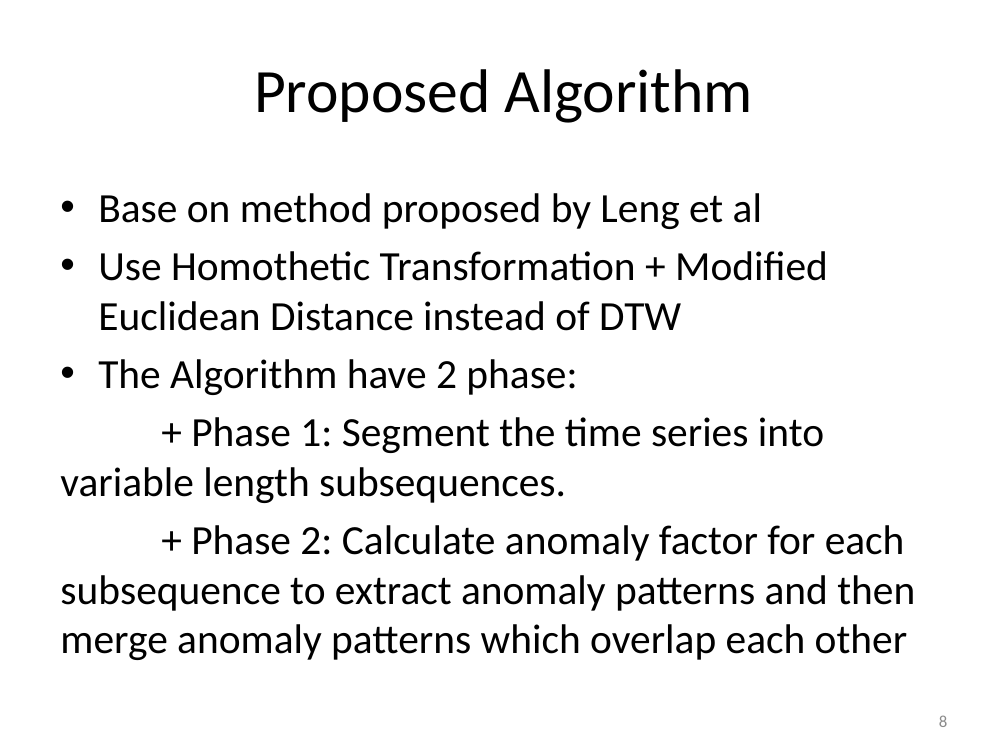
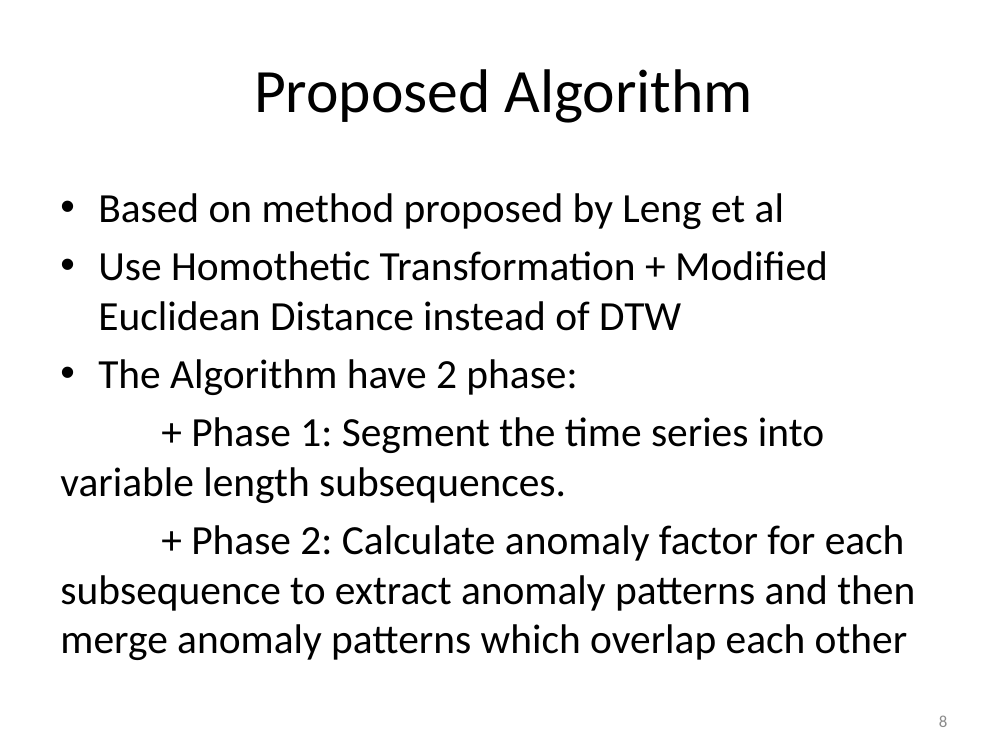
Before and after one commit to vyngo/caohoc-project-name, a slide deck: slide 8 of Report/pre.pptx. Drawn at 1008x756 pixels with LibreOffice and Linux fonts; fonts in the diff are those of the drawing. Boxes give left, top, right and bottom in pixels: in the first picture for what was removed or moved away, otherwise in the second. Text is boxed around its words. In the diff, an @@ line names an element or a change of style, - is before the commit and + after.

```diff
--- a/Report/pre.pptx
+++ b/Report/pre.pptx
@@ text at [98, 193, 784, 229]: text changed @@
-• Base on method proposed by Leng et al
+• Based on method proposed by Leng et al
```
Also in this commit, not shown: 15 other slides changed.
